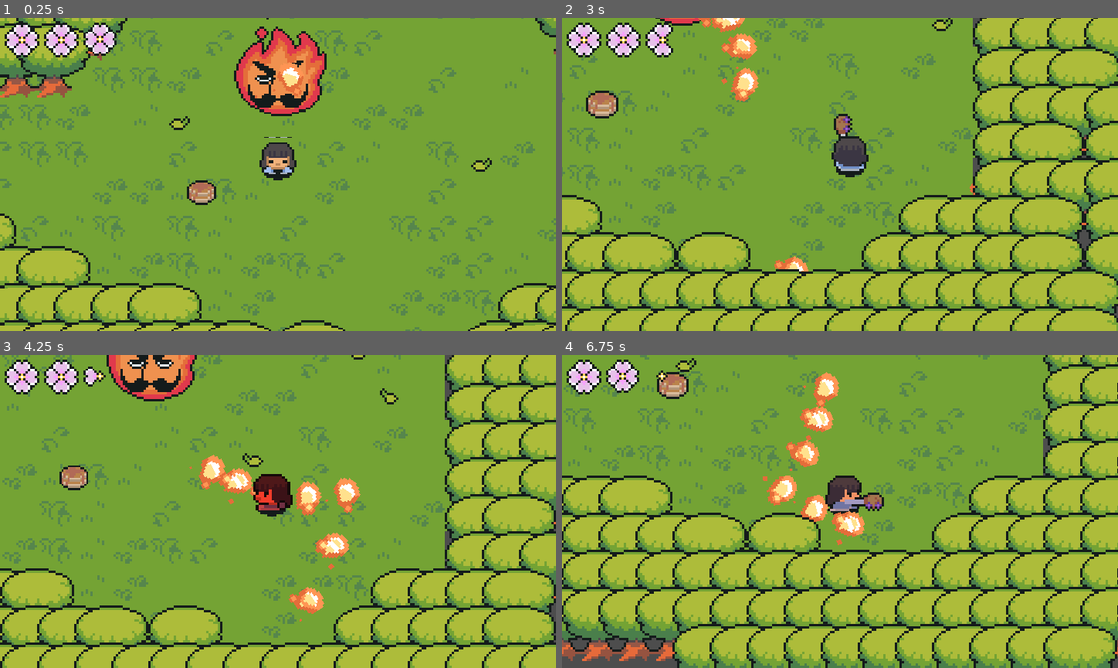
Above: before the commit, frames 1-4 (two rows, left to right).
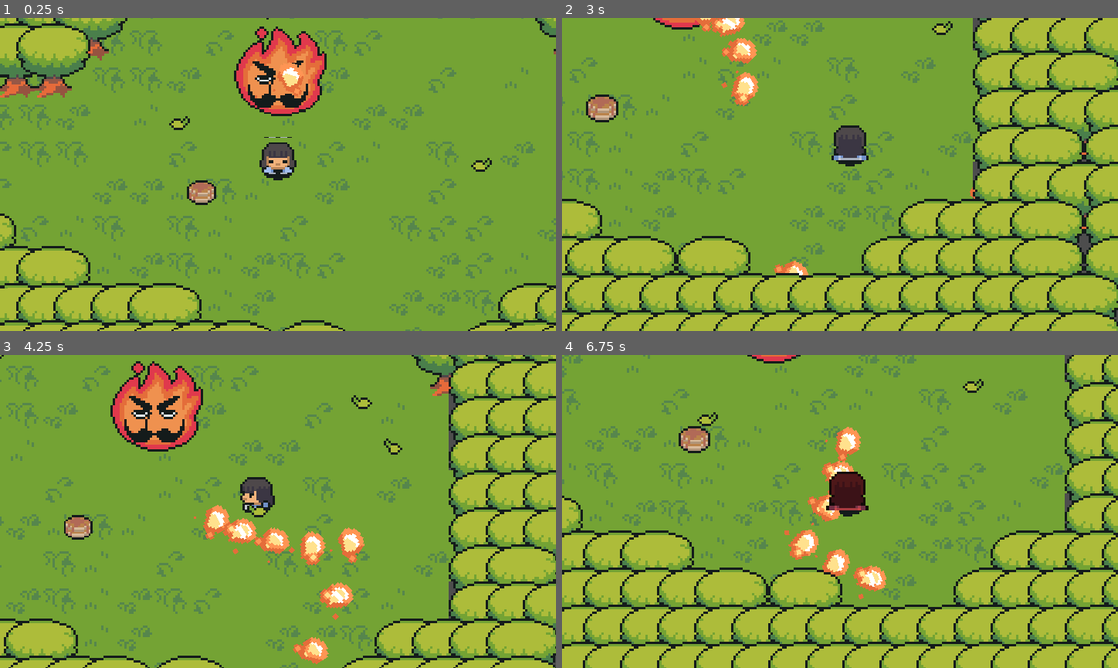
Above: after the commit, the same moments.

Repository: gynura/to_you
Game: Godot game, scene res://scenes/maps/world.tscn
The game is run twice, just before and just after one commit, with the same random seed, the same clock (stepped at 60 frames per second) and the same inputs. Sound files missing from this copy of the repository are replaced by a short silence.
Inputs:
- Up to frame 1 (0.25 s): no input
- Up to frame 2 (3 s): hold D (ui_right) 0.53-1.28 s; hold Space (advance_dialog) 0.53-1.28 s; tap E (interact_button) at 0.8, 1.35, 2.3 s; hold S (ui_down) 1.28-2.03 s; tap Space (advance_dialog) at 1.55 s; hold D (ui_right) 2.03-2.78 s; hold Space (advance_dialog) 2.03-2.78 s; hold W (ui_up) from 2.78 s (still down); tap J (attack_button) at 2.85 s
- Up to frame 3 (4.25 s): tap Space (advance_dialog) at 3.05 s; release W (ui_up) at 3.53 s; hold A (ui_left) from 3.53 s (still down); tap E (interact_button) at 3.6 s
- Up to frame 4 (6.75 s): tap Space (advance_dialog) at 4.35, 5.85 s; release A (ui_left) at 5.03 s; hold S (ui_down) 5.03-5.78 s; tap E (interact_button) at 5.1 s; hold D (ui_right) 5.78-6.53 s; hold W (ui_up) from 6.53 s (still down); hold J (attack_button) from 6.53 s (still down)

The runs differ from the first frame. In frame 1, 1.4% of the frame differs, in the area x 0-21%, y 1-13%; in frame 2, 26%; in frame 3, 41%; in frame 4, 51%, in the area x 0-100%, y 0-100%.

Commit message:
second map implemented

Diff:
--- a/scenes/UI/text_box.gd
+++ b/scenes/UI/text_box.gd
@@ -64,3 +64,24 @@
 
 func _on_letter_display_timer_timeout():
 	_display_letter()
+
+# This function is used for read signs
+func display_sign_text(text_to_display: String, speech_effect: AudioStream):
+	text = text_to_display
+	label.text = text_to_display
+	audio_player.stream = speech_effect
+
+	await resized
+	custom_minimum_size.x = min(size.x, MAX_WIDTH)
+
+	if size.x > MAX_WIDTH:
+		label.autowrap_mode = TextServer.AUTOWRAP_WORD
+		await resized # waiting for the x resize
+		await resized # waiting for the y resize
+		custom_minimum_size.y = size.y
+
+	global_position.x -= size.x/2
+	global_position.y -= size.y + 10
+
+	label.text = ""
+	_display_letter()
--- a/scenes/maps/heroine_house_interior.gd
+++ b/scenes/maps/heroine_house_interior.gd
@@ -3,9 +3,14 @@
 @onready var transitions = $Transitions
 @onready var open_door_sound = $OpenDoorSound
 @onready var house_exterior_scene = load("res://scenes/maps/heroine_house_outside.tscn")
+@onready var player = $player
+@onready var game_beginning_player_position = $GameBeginningPlayerPosition
 
 func _ready():
 	transitions.enter_screen()
+	if Global.begin_game:
+		player.global_position = game_beginning_player_position.global_position
+		DialogManager.stop_player.emit()
 
 func _on_area_2d_body_entered(body):
 	if body.name == "player":
--- a/scenes/maps/heroine_house_interior.tscn
+++ b/scenes/maps/heroine_house_interior.tscn
@@ -3755,5 +3755,8 @@
 volume_db = -11.093
 pitch_scale = 1.11
 
+[node name="GameBeginningPlayerPosition" type="Marker2D" parent="."]
+position = Vector2(123, 90)
+
 [connection signal="pet_dog" from="Doggy" to="player" method="_on_doggy_pet_dog"]
 [connection signal="body_entered" from="Area2D" to="." method="_on_area_2d_body_entered"]
--- a/scenes/maps/heroine_house_outside.gd
+++ b/scenes/maps/heroine_house_outside.gd
@@ -3,11 +3,36 @@
 @onready var transitions = $Transitions
 @onready var open_door_sound = $OpenDoorSound
 @onready var house_interior_scene = load("res://scenes/maps/heroine_house_interior.tscn")
+@onready var speech_sound = preload("res://assets/sound/fx/ReadSpeech.wav")
+@onready var wall = $Wall
+
+var player
 
 func _ready():
 	transitions.enter_screen()
+	DialogManager.dialog_ended.connect(_hide_dialog_marker)
 
 func _on_area_2d_body_entered(body):
 	if body.name == "player":
 		open_door_sound.play()
 		transitions.exit_screen(house_interior_scene)
+
+func _on_check_if_player_has_weapon_area_body_entered(body):
+	print_debug("entered body" + body.name)
+	if body.name == "player":
+		if !Global.player_got_weapon:
+			player = body
+			DialogManager.stop_player.emit()
+			body.show_dialog_marker()
+			var dialog_lines :Array[String] = [
+				"¡La señora Rana me esta esperando!",
+			]
+			DialogManager.start_dialog(player.global_position, dialog_lines, speech_sound)
+
+func _hide_dialog_marker():
+	if player != null:
+		player.hide_dialog_marker()
+
+
+func _on_froggy_give_weapon_to_player():
+	wall.queue_free()
--- a/scenes/maps/heroine_house_outside.tscn
+++ b/scenes/maps/heroine_house_outside.tscn
@@ -8,9 +8,14 @@
 [ext_resource type="PackedScene" uid="uid://b16k6lc6f58y" path="res://scenes/npcs/froggy.tscn" id="4_54fst"]
 [ext_resource type="PackedScene" uid="uid://cvl5rx7otydvs" path="res://scenes/UI/GUI.tscn" id="5_271ax"]
 [ext_resource type="AudioStream" uid="uid://bere7tk2l8is" path="res://assets/sound/fx/DoorOpen.ogg" id="8_8iam3"]
+[ext_resource type="PackedScene" uid="uid://c1w4vo2dmdnt0" path="res://scenes/utils/sign.tscn" id="9_un7d7"]
+[ext_resource type="Texture2D" uid="uid://dmyw4xfos2yp5" path="res://assets/sprites/utils/tree.png" id="10_k62px"]
 
 [sub_resource type="RectangleShape2D" id="RectangleShape2D_v4f3w"]
 size = Vector2(10, 6)
+
+[sub_resource type="RectangleShape2D" id="RectangleShape2D_ocyse"]
+size = Vector2(54.5, 31)
 
 [node name="Heroine_House_Outside" type="Node2D"]
 script = ExtResource("1_fksi1")
@@ -74,18 +79,114 @@
 
 [node name="GUI" parent="." instance=ExtResource("5_271ax")]
 
-[node name="Area2D" type="Area2D" parent="."]
-
-[node name="CollisionShape2D" type="CollisionShape2D" parent="Area2D"]
-y_sort_enabled = true
-position = Vector2(153, 29)
-shape = SubResource("RectangleShape2D_v4f3w")
-
 [node name="OpenDoorSound" type="AudioStreamPlayer2D" parent="."]
 stream = ExtResource("8_8iam3")
 volume_db = -11.093
 pitch_scale = 1.11
 
+[node name="Sign" parent="." instance=ExtResource("9_un7d7")]
+position = Vector2(104, 106)
+
+[node name="Area2D2" type="Area2D" parent="Sign"]
+position = Vector2(-104, -106)
+
+[node name="CollisionShape2D" type="CollisionShape2D" parent="Sign/Area2D2"]
+y_sort_enabled = true
+position = Vector2(153, 29)
+shape = SubResource("RectangleShape2D_v4f3w")
+
+[node name="Trees" type="Sprite2D" parent="."]
+z_index = 1
+position = Vector2(99, 161)
+texture = ExtResource("10_k62px")
+
+[node name="Trees" type="Sprite2D" parent="Trees"]
+z_index = 1
+position = Vector2(-14, 0)
+texture = ExtResource("10_k62px")
+
+[node name="Trees" type="Sprite2D" parent="Trees/Trees"]
+z_index = 1
+position = Vector2(-16, 0)
+texture = ExtResource("10_k62px")
+
+[node name="Trees" type="Sprite2D" parent="Trees/Trees/Trees"]
+z_index = 1
+position = Vector2(-19, 0)
+texture = ExtResource("10_k62px")
+
+[node name="Trees" type="Sprite2D" parent="Trees/Trees/Trees/Trees"]
+z_index = 1
+position = Vector2(-17, 0)
+texture = ExtResource("10_k62px")
+
+[node name="Trees" type="Sprite2D" parent="Trees/Trees/Trees/Trees/Trees"]
+z_index = 1
+position = Vector2(-17, 0)
+texture = ExtResource("10_k62px")
+
+[node name="Trees" type="Sprite2D" parent="Trees/Trees/Trees/Trees/Trees/Trees"]
+z_index = 1
+position = Vector2(-14, 0)
+texture = ExtResource("10_k62px")
+
+[node name="Trees2" type="Sprite2D" parent="Trees"]
+z_index = 1
+position = Vector2(139, 1)
+texture = ExtResource("10_k62px")
+flip_h = true
+
+[node name="Trees" type="Sprite2D" parent="Trees/Trees2"]
+z_index = 1
+position = Vector2(-14, 0)
+texture = ExtResource("10_k62px")
+flip_h = true
+
+[node name="Trees" type="Sprite2D" parent="Trees/Trees2/Trees"]
+z_index = 1
+position = Vector2(-16, 0)
+texture = ExtResource("10_k62px")
+flip_h = true
+
+[node name="Trees" type="Sprite2D" parent="Trees/Trees2/Trees/Trees"]
+z_index = 1
+position = Vector2(-19, 0)
+texture = ExtResource("10_k62px")
+flip_h = true
+
+[node name="Trees" type="Sprite2D" parent="Trees/Trees2/Trees/Trees/Trees"]
+z_index = 1
+position = Vector2(-17, 0)
+texture = ExtResource("10_k62px")
+flip_h = true
+
+[node name="Trees" type="Sprite2D" parent="Trees/Trees2/Trees/Trees/Trees/Trees"]
+z_index = 1
+position = Vector2(-17, 0)
+texture = ExtResource("10_k62px")
+flip_h = true
+
+[node name="Trees" type="Sprite2D" parent="Trees/Trees2/Trees/Trees/Trees/Trees/Trees"]
+z_index = 1
+position = Vector2(-14, 0)
+texture = ExtResource("10_k62px")
+flip_h = true
+
+[node name="Wall" type="StaticBody2D" parent="."]
+position = Vector2(119, 153)
+
+[node name="CheckIfPlayerHasWeaponArea" type="Area2D" parent="Wall"]
+
+[node name="CollisionShape2D" type="CollisionShape2D" parent="Wall/CheckIfPlayerHasWeaponArea"]
+position = Vector2(0.75, 2.5)
+shape = SubResource("RectangleShape2D_ocyse")
+
+[node name="CollisionShape2D" type="CollisionShape2D" parent="Wall"]
+position = Vector2(0, 4)
+shape = SubResource("RectangleShape2D_ocyse")
+
+[connection signal="give_weapon_to_player" from="Froggy" to="." method="_on_froggy_give_weapon_to_player"]
 [connection signal="give_weapon_to_player" from="Froggy" to="player" method="_on_froggy_give_weapon_to_player"]
 [connection signal="give_weapon_to_player" from="Froggy" to="GUI" method="_on_froggy_give_weapon_to_player"]
-[connection signal="body_entered" from="Area2D" to="." method="_on_area_2d_body_entered"]
+[connection signal="body_entered" from="Sign/Area2D2" to="." method="_on_area_2d_body_entered"]
+[connection signal="body_entered" from="Wall/CheckIfPlayerHasWeaponArea" to="." method="_on_check_if_player_has_weapon_area_body_entered"]
--- a/scenes/npcs/froggy.gd
+++ b/scenes/npcs/froggy.gd
@@ -21,6 +21,7 @@
 	DialogManager.stop_player.emit()
 	_show_dialog_marker()
 	set_process(false)
+	Global.is_froggy_talk = true
 	var dialog_lines: Array[String]
 	if !Global.player_got_weapon:
 		dialog_lines = [
@@ -53,14 +54,16 @@
 
 func _dialog_ended():
 	$DialogMarker.visible = false
-	if !Global.player_got_weapon:
+	if !Global.player_got_weapon && Global.is_froggy_talk:
 		# The frog gives the heroine its weapon!
 		give_weapon_to_player.emit()
-	else:
+		Global.is_froggy_talk = false
+	elif Global.is_froggy_talk:
 		$Heart.visible = true
 		$LittleFrog1/Heart.visible = true
 		$LittleFrog2/Heart.visible = true
 		$HeartsTimer.start()
+		Global.is_froggy_talk = false
 
 func _show_dialog_marker():
 	$DialogMarker.visible = true
--- a/scenes/player.gd
+++ b/scenes/player.gd
@@ -40,6 +40,10 @@
 func _ready():
 	DialogManager.dialog_ended.connect(_restart_process)
 	DialogManager.stop_player.connect(_stop_player)
+	DialogManager.read_sign_stop.connect(_restart_process)
+	DialogManager.read_sign_start.connect(_stop_player)
+	Global.transition_to_scene.connect(_stop_player)
+	Global.entered_new_scene.connect(_restart_process)
 	configureCameraLimits()
 	has_weapon = Global.player_got_weapon
 	Global.player_heal.connect(_health_up)
@@ -170,6 +174,12 @@
 	has_weapon = true
 	Global.player_got_weapon = true
 
+func show_dialog_marker():
+	$DialogMarker.visible = true
+
+func hide_dialog_marker():
+	$DialogMarker.visible = false
+
 func _show_gotten_item():
 	$GetWeaponSprite.visible = true
 	$GetItemSound.play()
--- a/scenes/player.tscn
+++ b/scenes/player.tscn
@@ -8,6 +8,7 @@
 [ext_resource type="AudioStream" uid="uid://c1l03ma3owa0l" path="res://assets/sound/fx/DrawWeapon.wav" id="6_nlyeb"]
 [ext_resource type="Texture2D" uid="uid://bvf5rqi01aiff" path="res://assets/sprites/weapons/flower_club.png" id="7_8v3td"]
 [ext_resource type="AudioStream" uid="uid://cdsnan01g0g27" path="res://assets/sound/fx/GetItem.mp3" id="8_0mej7"]
+[ext_resource type="Texture2D" uid="uid://rb4dyv3hwcpi" path="res://assets/sprites/UI/dialog_marker.png" id="9_oonhg"]
 
 [sub_resource type="Animation" id="Animation_cp6nb"]
 length = 0.001
@@ -261,6 +262,13 @@
 texture_filter = 1
 script = ExtResource("1_tmc20")
 
+[node name="DialogMarker" type="Sprite2D" parent="."]
+visible = false
+z_index = 30
+y_sort_enabled = true
+texture = ExtResource("9_oonhg")
+offset = Vector2(7, -20)
+
 [node name="Weapon" parent="." instance=ExtResource("4_8lupc")]
 visible = false
 y_sort_enabled = true
--- a/scenes/singletons/dialog_manager.gd
+++ b/scenes/singletons/dialog_manager.gd
@@ -8,27 +8,41 @@
 var is_dialog_active = false
 var can_advance_line = false
 
+var is_reading_sign :bool = false
+
 var sound_effect: AudioStream
 
 signal dialog_start
 signal dialog_ended
+signal read_sign_stop
+signal read_sign_start
 signal stop_player
 
 func _unhandled_input(event):
 	if (event.is_action_pressed("advance_dialog") && is_dialog_active && can_advance_line):
-		dialog_start.emit()
+		if is_reading_sign:
+			read_sign_start.emit()
+		else :
+			dialog_start.emit()
 		text_box.queue_free()
 
 		current_line_index += 1
 		if current_line_index >= dialog_lines.size():
 			is_dialog_active = false
 			current_line_index = 0
-			dialog_ended.emit()
+			if is_reading_sign:
+				read_sign_stop.emit()
+			else:
+				dialog_ended.emit()
 			return
 
-		_show_text_box()
+		if is_reading_sign:
+			_show_sign_text_box()
+		else:
+			_show_text_box()
 
 func start_dialog(position: Vector2, lines: Array[String], speech_effect: AudioStream):
+	is_reading_sign = false
 	if is_dialog_active:
 		return
 
@@ -36,6 +50,18 @@
 	text_box_position = position
 	sound_effect = speech_effect
 	_show_text_box()
+
+	is_dialog_active = true
+
+func start_read_sign(position: Vector2, lines: Array[String], speech_effect: AudioStream):
+	is_reading_sign = true
+	if is_dialog_active:
+		return
+
+	dialog_lines = lines
+	text_box_position = position
+	sound_effect = speech_effect
+	_show_sign_text_box()
 
 	is_dialog_active = true
 
@@ -47,5 +73,13 @@
 	text_box.display_text(dialog_lines[current_line_index], sound_effect)
 	can_advance_line = false
 
+func _show_sign_text_box():
+	text_box = text_box_scene.instantiate()
+	text_box.finished_display.connect(_on_text_box_finished_displaying)
+	get_tree().root.add_child(text_box)
+	text_box.global_position = text_box_position
+	text_box.display_sign_text(dialog_lines[current_line_index], sound_effect)
+	can_advance_line = false
+
 func _on_text_box_finished_displaying():
 	can_advance_line = true
--- a/scenes/singletons/global.gd
+++ b/scenes/singletons/global.gd
@@ -3,12 +3,17 @@
 const PLAYER_MAX_HEALTH = 12
 
 var begin_game = true
-var player_got_weapon = true
+var player_got_weapon = false
 var player_current_health = 12
+var is_froggy_talk = false
 
 signal player_heal
+signal transition_to_scene
+signal entered_new_scene
+signal restart_player
 
 func reset_game():
 	begin_game = true
 	player_got_weapon = false
 	player_current_health = 12
+	is_froggy_talk = false
--- /dev/null
+++ b/scenes/utils/sign.gd
@@ -0,0 +1,42 @@
+extends Sprite2D
+
+var canInteract = false
+@onready var speech_sound = preload("res://assets/sound/fx/ReadSpeech.wav")
+
+func _ready():
+	DialogManager.read_sign_start.connect(_show_dialog_marker)
+	DialogManager.read_sign_stop.connect(_hide_dialog_marker)
+
+func _physics_process(delta):
+	if Input.is_action_just_pressed("interact_button"):
+		if canInteract:
+			$Bubble.stop()
+			$Bubble.visible = false
+			_read_sign()
+
+func _read_sign():
+	DialogManager.stop_player.emit()
+	_show_dialog_marker()
+	set_process(false)
+	var dialog_lines :Array[String] = [
+		"Caseta Floretes",
+	]
+	DialogManager.start_read_sign(global_position, dialog_lines, speech_sound)
+
+func _show_dialog_marker():
+	$DialogMarker.visible = true
+
+func _hide_dialog_marker():
+	$DialogMarker.visible = false
+
+func _on_area_2d_body_entered(body):
+	if body.name == "player":
+		$Bubble.visible = true
+		$Bubble.play("default")
+		canInteract = true
+
+func _on_area_2d_body_exited(body):
+	if body.name == "player":
+		$Bubble.stop()
+		$Bubble.visible = false
+		canInteract = false
--- /dev/null
+++ b/scenes/utils/sign.tscn
@@ -0,0 +1,72 @@
+[gd_scene load_steps=11 format=3 uid="uid://c1w4vo2dmdnt0"]
+
+[ext_resource type="Texture2D" uid="uid://bksgwwqes7utw" path="res://assets/sprites/utils/sign.png" id="1_52488"]
+[ext_resource type="Texture2D" uid="uid://rb4dyv3hwcpi" path="res://assets/sprites/UI/dialog_marker.png" id="1_sgg5i"]
+[ext_resource type="Script" path="res://scenes/utils/sign.gd" id="2_wemmu"]
+[ext_resource type="Texture2D" uid="uid://bb3wdncgmbrre" path="res://assets/sprites/particles/DialogInfo.png" id="3_byp10"]
+
+[sub_resource type="CircleShape2D" id="CircleShape2D_vnaxc"]
+radius = 19.0263
+
+[sub_resource type="AtlasTexture" id="AtlasTexture_lnnbe"]
+atlas = ExtResource("3_byp10")
+region = Rect2(0, 0, 20, 16)
+
+[sub_resource type="AtlasTexture" id="AtlasTexture_4jvj0"]
+atlas = ExtResource("3_byp10")
+region = Rect2(20, 0, 20, 16)
+
+[sub_resource type="AtlasTexture" id="AtlasTexture_haaru"]
+atlas = ExtResource("3_byp10")
+region = Rect2(40, 0, 20, 16)
+
+[sub_resource type="AtlasTexture" id="AtlasTexture_n4skk"]
+atlas = ExtResource("3_byp10")
+region = Rect2(60, 0, 20, 16)
+
+[sub_resource type="SpriteFrames" id="SpriteFrames_t0wpq"]
+animations = [{
+"frames": [{
+"duration": 1.15,
+"texture": SubResource("AtlasTexture_lnnbe")
+}, {
+"duration": 1.15,
+"texture": SubResource("AtlasTexture_4jvj0")
+}, {
+"duration": 1.0,
+"texture": SubResource("AtlasTexture_haaru")
+}, {
+"duration": 1.15,
+"texture": SubResource("AtlasTexture_n4skk")
+}],
+"loop": true,
+"name": &"default",
+"speed": 5.0
+}]
+
+[node name="Sign" type="Sprite2D"]
+texture = ExtResource("1_52488")
+script = ExtResource("2_wemmu")
+
+[node name="Area2D" type="Area2D" parent="."]
+
+[node name="CheckArea" type="CollisionShape2D" parent="Area2D"]
+position = Vector2(5, 0)
+shape = SubResource("CircleShape2D_vnaxc")
+
+[node name="DialogMarker" type="Sprite2D" parent="."]
+visible = false
+z_index = 20
+texture = ExtResource("1_sgg5i")
+offset = Vector2(9, -10)
+
+[node name="Bubble" type="AnimatedSprite2D" parent="."]
+visible = false
+z_index = 3
+y_sort_enabled = true
+position = Vector2(1, -13)
+scale = Vector2(0.7, 0.7)
+sprite_frames = SubResource("SpriteFrames_t0wpq")
+
+[connection signal="body_entered" from="Area2D" to="." method="_on_area_2d_body_entered"]
+[connection signal="body_exited" from="Area2D" to="." method="_on_area_2d_body_exited"]
--- a/scenes/utils/transitions.gd
+++ b/scenes/utils/transitions.gd
@@ -10,6 +10,7 @@
 func exit_screen(scene):
 	scene_to_load = scene
 	color_rect.visible = true
+	Global.transition_to_scene.emit()
 	animations.play("fade_in")
 
 func enter_screen():
@@ -19,4 +20,6 @@
 func _on_animation_player_animation_finished(anim_name):
 	if scene_to_load != null && anim_name == "fade_in":
 		get_tree().change_scene_to_packed(scene_to_load)
+	else:
+		Global.entered_new_scene.emit()
 	color_rect.visible = false
Not shown, added: assets/sound/fx/ReadSpeech.wav.import
Binary file added: assets/sprites/characters/heroine_boyfriend_sitting.png
Not shown, added: assets/sprites/characters/heroine_boyfriend_sitting.png.import
Binary file added: assets/sprites/characters/heroine_sitting.png
Not shown, added: assets/sprites/characters/heroine_sitting.png.import
Binary file added: assets/sprites/utils/sign.png
Not shown, added: assets/sprites/utils/sign.png.import
Binary file added: assets/sprites/utils/tree.png
Not shown, added: assets/sprites/utils/tree.png.import
Not shown: 1 places in scenes/maps/heroine_house_outside.tscn that only renumber resources
Not shown: 1 places in scenes/player.tscn that only renumber resources
Not shown, added: assets/sound/fx/ReadSpeech.wav
